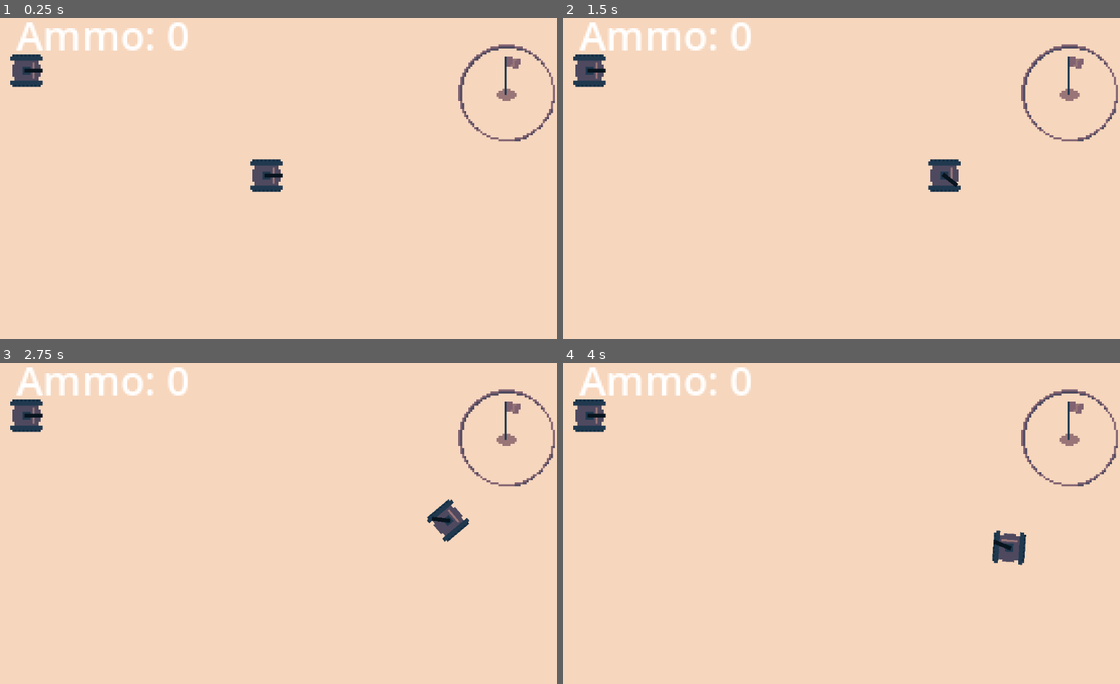
Above: before the commit, frames 1-4 (two rows, left to right).
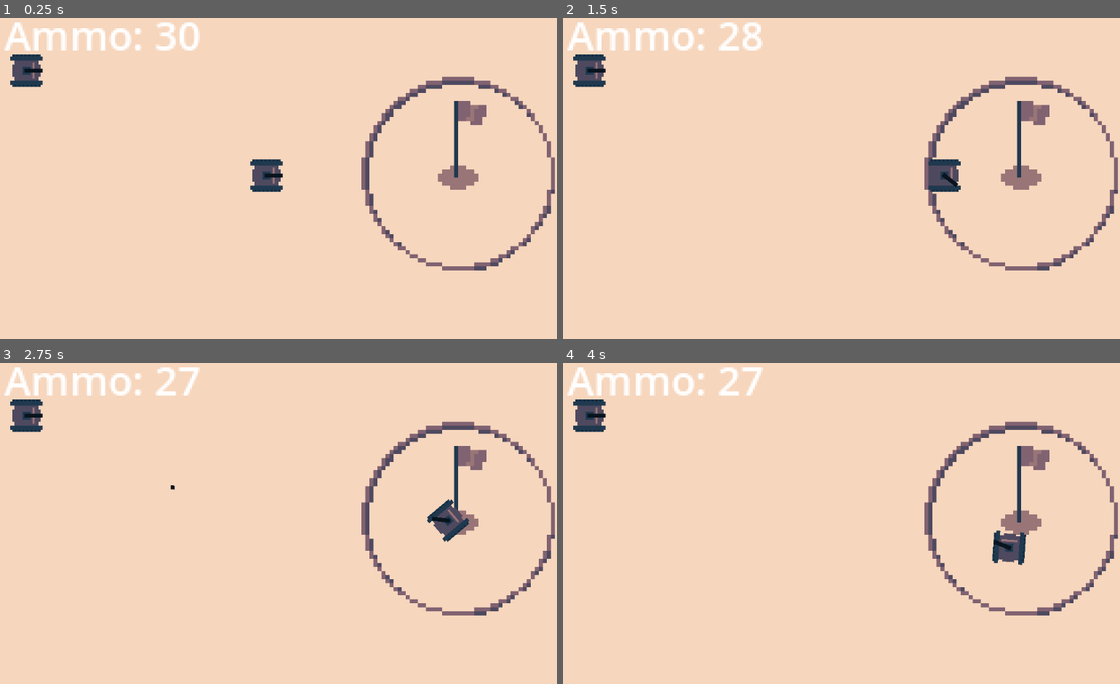
Above: after the commit, the same moments.

Repository: brageaasen/Fuel-Fury
Game: Godot game, scene res://MainScene.tscn
Same seed, same stepped clock (60 frames per second), same inputs: the game is played once before the commit and once after it.
Inputs (mouse positions are in pixels of both pictures, inside the frame that each line leads up to):
- Up to frame 1 (0.25 s): no input
- Up to frame 2 (1.5 s): tap Enter at 0.5 s; move the mouse to (802, 239) at 0.52 s; press the mouse at (802, 239) at 0.53 s; hold W (forward) from 0.53 s (still down); move the mouse to (1003, 223) at 1.27 s; release the mouse at (1003, 223) at 1.28 s; click (1003, 223) at 1.35 s
- Up to frame 3 (2.75 s): move the mouse to (94, 472) at 2.02 s; release W (forward) at 2.03 s; press the mouse at (94, 472) at 2.03 s; hold A (turn_left) from 2.03 s (still down)
- Up to frame 4 (4 s): move the mouse to (858, 520) at 2.77 s; release the mouse at (858, 520) at 2.78 s; click (858, 520) at 2.85 s; tap Space at 3.5 s; move the mouse to (741, 440) at 3.52 s; release A (turn_left) at 3.53 s; press the mouse at (741, 440) at 3.53 s; hold S (back) from 3.53 s (still down)

The runs differ from the first frame. In frame 1, 4.6% of the frame differs, in the area x 0-100%, y 1-79%; in frame 2, 4.5%; in frame 3, 4.3%; in frame 4, 4.6%.

Commit message:
Made the body entered signal in base work, cleaned up the placeholder Area2D from player.

Diff:
--- a/MainScene.gd
+++ b/MainScene.gd
@@ -4,3 +4,8 @@
 	var b = bullet.instantiate()
 	add_child(b)
 	b.start(_position, _direction)
+
+
+
+func _on_enemy_tank_dead():
+	pass # Replace with function body.
--- a/MainScene.tscn
+++ b/MainScene.tscn
@@ -16,7 +16,7 @@
 texture = ExtResource("1_gp332")
 
 [node name="Base" parent="." instance=ExtResource("5_dbrtg")]
-position = Vector2(119, -41)
+position = Vector2(95, -1)
 
 [node name="Player" parent="." instance=ExtResource("2_075rn")]
 
@@ -29,7 +29,9 @@
 detect_radius = 100
 
 [node name="HUD" parent="." instance=ExtResource("6_knhln")]
+metadata/_edit_use_anchors_ = true
 
 [connection signal="ammo_updated" from="Base" to="Player" method="_on_base_ammo_updated"]
 [connection signal="ammo_updated" from="Player" to="HUD" method="_on_player_ammo_updated"]
 [connection signal="shootSignal" from="Player" to="." method="_on_Tank_shootSignal"]
+[connection signal="dead" from="EnemyTank" to="." method="_on_enemy_tank_dead"]
--- a/base/Base.gd
+++ b/base/Base.gd
@@ -3,7 +3,6 @@
 signal ammo_updated
 
 
-# Called when the node enters the scene tree for the first time.
 func _ready():
 	$AmmoFillTimer.start()
 	$AmmoFillTimer.set_paused(true)
@@ -12,18 +11,10 @@
 func _on_ammo_fill_timer_timeout():
 	ammo_updated.emit()
 
-# JALLALØSNING BÆBUBÆBU
-# Skulle brukt body_entered signalet men fikk det ikke til å funke.
-# Lagde derfor en Area2D i Player, som dette interagerer med. I know, shitty.
-# Den ideelle løsningen er å få body_entered til å funke, og få den til å sjekke at det er spilleren.
-# Timeren skal kun kjøre når det er spilleren som er inni.
-# Sånn det er nå, så er for eksempel bullets samme som spilleren,
-# og det fucker med timeren å skyte når man er i basen.
-func _on_area_entered(area):
-	print("Area entered")
+
+func _on_body_entered(body):
 	$AmmoFillTimer.set_paused(false)
 
 
-func _on_area_exited(area):
-	print("Area exited")
+func _on_body_exited(body):
 	$AmmoFillTimer.set_paused(true)
--- a/base/Base.tscn
+++ b/base/Base.tscn
@@ -8,6 +8,8 @@
 radius = 24.0208
 
 [node name="Base" type="Area2D"]
+scale = Vector2(2, 2)
+collision_mask = 2
 script = ExtResource("1_7b4hr")
 
 [node name="CollisionShape2D" type="CollisionShape2D" parent="."]
@@ -22,6 +24,6 @@
 
 [node name="AmmoFillTimer" type="Timer" parent="."]
 
-[connection signal="area_entered" from="." to="." method="_on_area_entered"]
-[connection signal="area_exited" from="." to="." method="_on_area_exited"]
+[connection signal="body_entered" from="." to="." method="_on_body_entered"]
+[connection signal="body_exited" from="." to="." method="_on_body_exited"]
 [connection signal="timeout" from="AmmoFillTimer" to="." method="_on_ammo_fill_timer_timeout"]
--- a/tanks/Player.gd
+++ b/tanks/Player.gd
@@ -1,8 +1,11 @@
 extends "res://tanks/Tank.gd"
 
-var ammo_storage: int = 0
+var ammo_storage: int = 30
 
-signal ammo_updated # Signal til HUD
+signal ammo_updated # Signal for HUD
+
+func _ready():
+	ammo_updated.emit(ammo_storage)
 
 func control(delta):
 	$Weapon.look_at(get_global_mouse_position())
--- a/tanks/Player.tscn
+++ b/tanks/Player.tscn
@@ -1,11 +1,8 @@
-[gd_scene load_steps=5 format=3 uid="uid://c27lt7vwi1j4f"]
+[gd_scene load_steps=4 format=3 uid="uid://c27lt7vwi1j4f"]
 
 [ext_resource type="Script" path="res://tanks/Player.gd" id="1_gawyv"]
 [ext_resource type="PackedScene" uid="uid://dy2ak8axbab1p" path="res://tanks/Tank.tscn" id="1_mvslc"]
 [ext_resource type="PackedScene" uid="uid://c6l7quk1tdtpf" path="res://bullets/PlayerBullet.tscn" id="3_xom67"]
-
-[sub_resource type="RectangleShape2D" id="RectangleShape2D_2736q"]
-size = Vector2(16, 16)
 
 [node name="Player" instance=ExtResource("1_mvslc")]
 collision_layer = 2
@@ -17,11 +14,5 @@
 gun_cooldown = 0.4
 health = 100
 
-[node name="Area2D" type="Area2D" parent="." index="4"]
-
-[node name="CollisionShape2D" type="CollisionShape2D" parent="Area2D" index="0"]
-texture_filter = 1
-shape = SubResource("RectangleShape2D_2736q")
-
 [connection signal="shootSignal" from="." to="." method="_on_shoot_signal"]
 [connection signal="timeout" from="GunTimer" to="." method="_on_GunTimer_timeout"]
--- a/tanks/Tank.tscn
+++ b/tanks/Tank.tscn
@@ -25,3 +25,4 @@
 [node name="Muzzle" type="Marker2D" parent="Weapon"]
 
 [node name="GunTimer" type="Timer" parent="."]
+wait_time = 0.5
